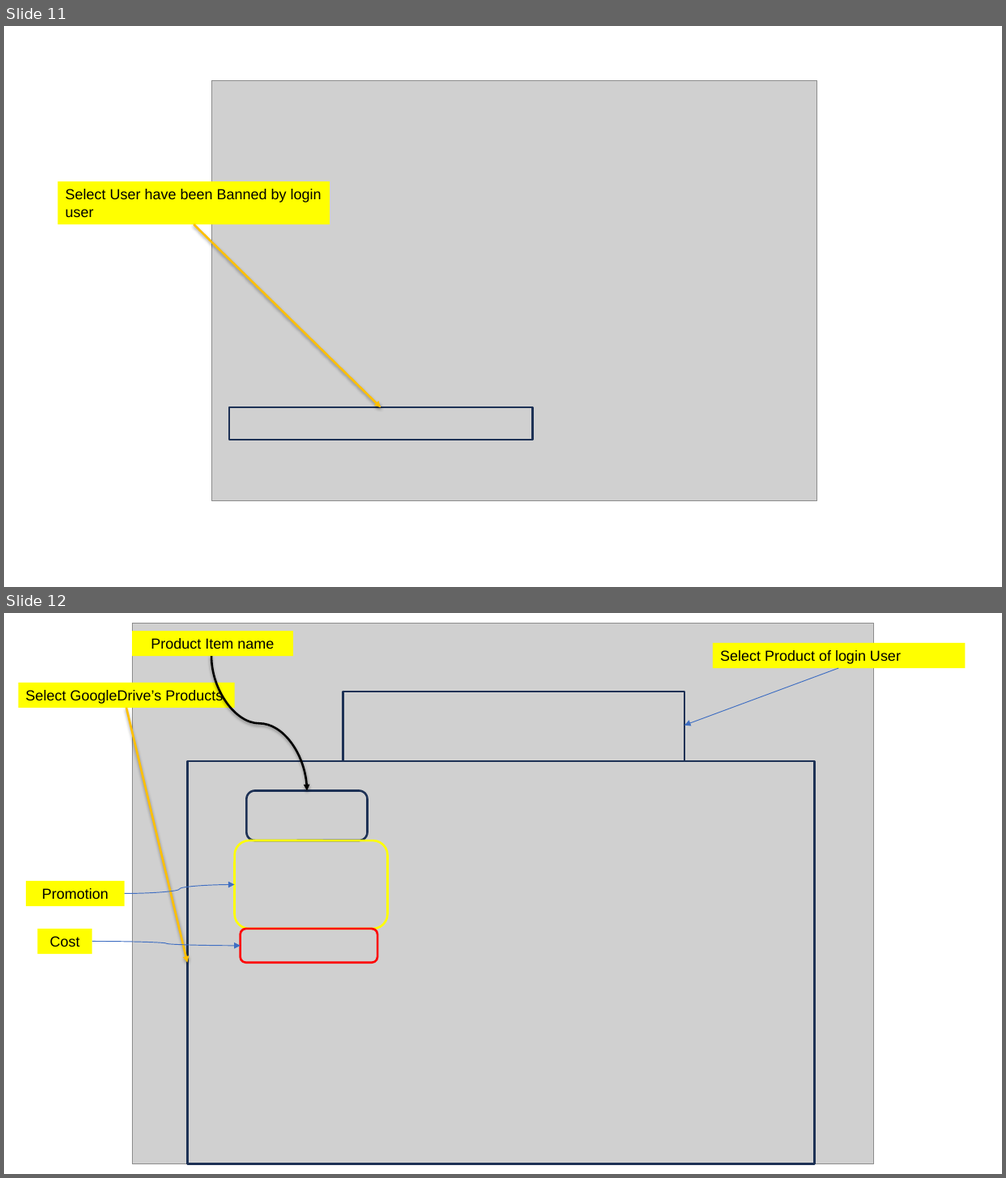
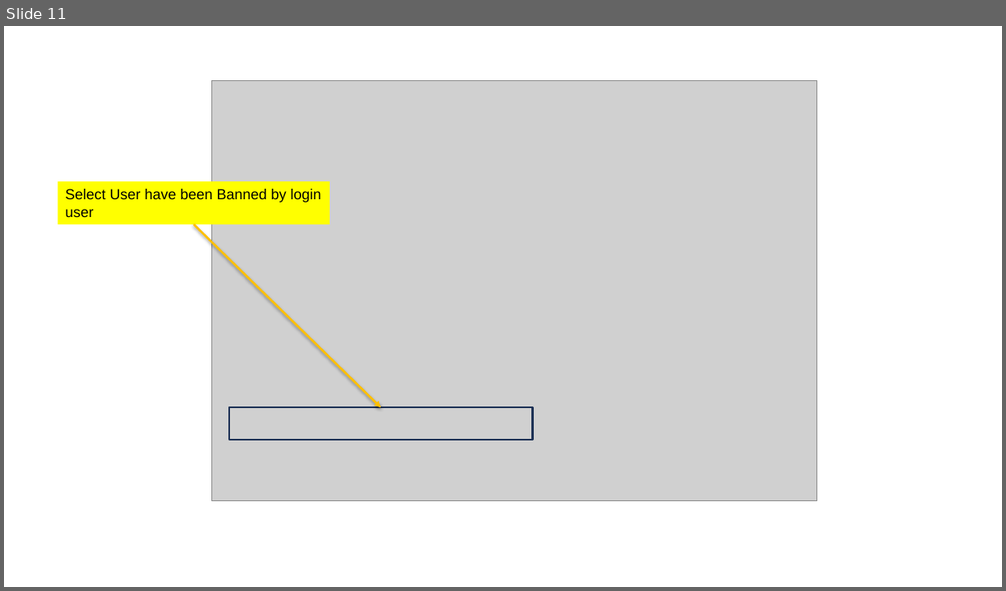
Before and after one commit to GiaHuy25/YPP4_Document, a slide deck: GoogleDriveScriptData/GoogleDriveQuery.pptx. Shown one above the other, each under a label of ours: slides 11 and 12 before the commit, slide 11 after it. The pictures are 1006x1178 and 1006x591 pixels, drawn with LibreOffice and Linux fonts; fonts in the diff are those of the drawing; grey boxes stand for pictures. Boxes give left, top, right and bottom in pixels: in the first picture for what was removed or moved away, otherwise in the second. Text is boxed around its words. In the diff, an @@ line names an element or a change of style, - is before the commit and + after.

Commit message:
create Google Drive Presentation

```diff
--- a/GoogleDriveScriptData/GoogleDriveQuery.pptx
+++ b/GoogleDriveScriptData/GoogleDriveQuery.pptx
@@ slide 12 removed at box(4, 613, 1002, 1174), background #FFFFFF @@
@@ picture removed at box(132, 623, 874, 1164) @@
@@ rectangle removed at box(132, 631, 293, 657) @@
-Product Item name
@@ curved arrow removed from (211, 657) to (307, 790) @@
@@ rectangle removed at box(713, 643, 965, 668) @@
-Select Product of login User
@@ rectangle removed at box(19, 683, 235, 708) @@
-Select GoogleDrive’s Products
@@ arrow removed from (839, 668) to (684, 726) @@
@@ arrow removed from (127, 708) to (187, 963) @@
@@ rectangle removed at box(343, 692, 684, 761) @@
@@ rectangle removed at box(187, 761, 815, 1165) @@
@@ rounded rectangle removed at box(246, 791, 367, 841) @@
@@ rounded rectangle removed at box(235, 841, 387, 929) @@
@@ rectangle removed at box(26, 881, 124, 906) @@
-Promotion
@@ curved arrow removed from (125, 894) to (235, 884) @@
@@ rectangle removed at box(38, 929, 92, 954) @@
-Cost
@@ curved arrow removed from (92, 942) to (241, 946) @@
@@ rounded rectangle removed at box(241, 929, 377, 963) @@
```
Also in this commit, not shown: 1 slide added, 1 other file.
